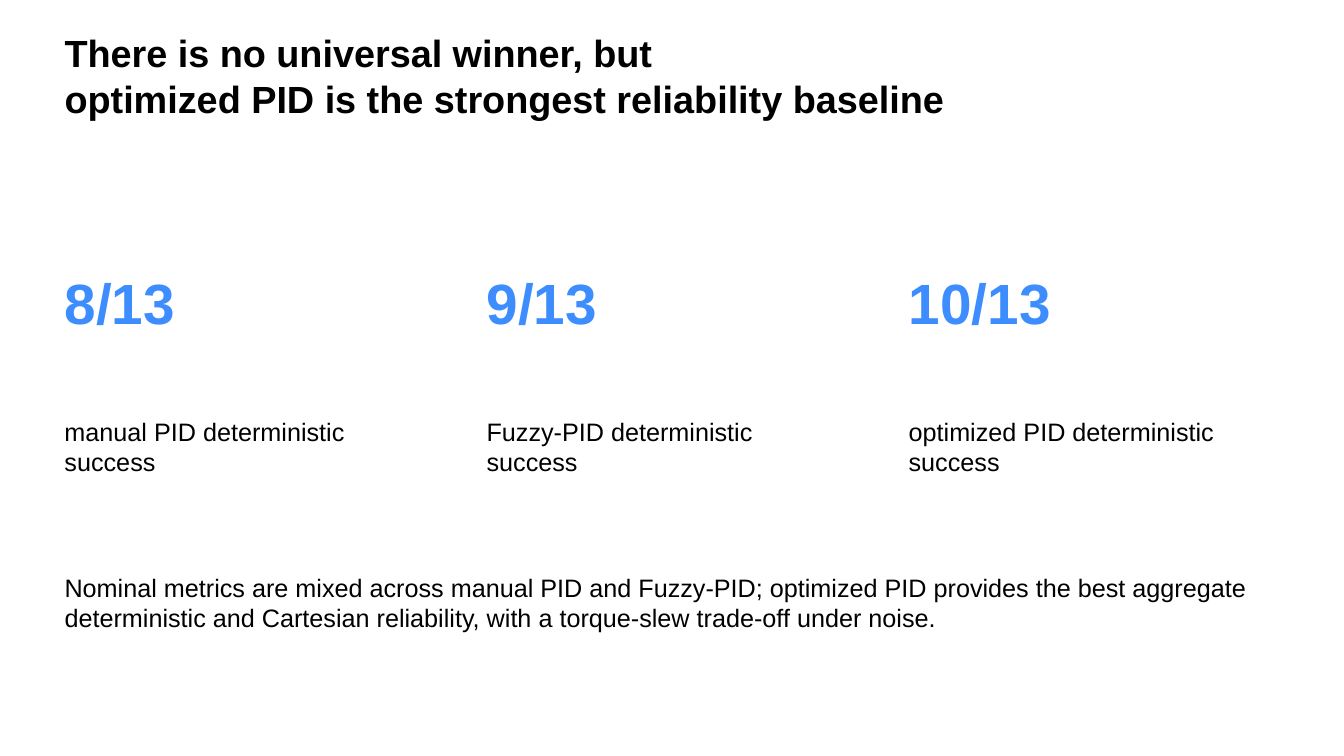
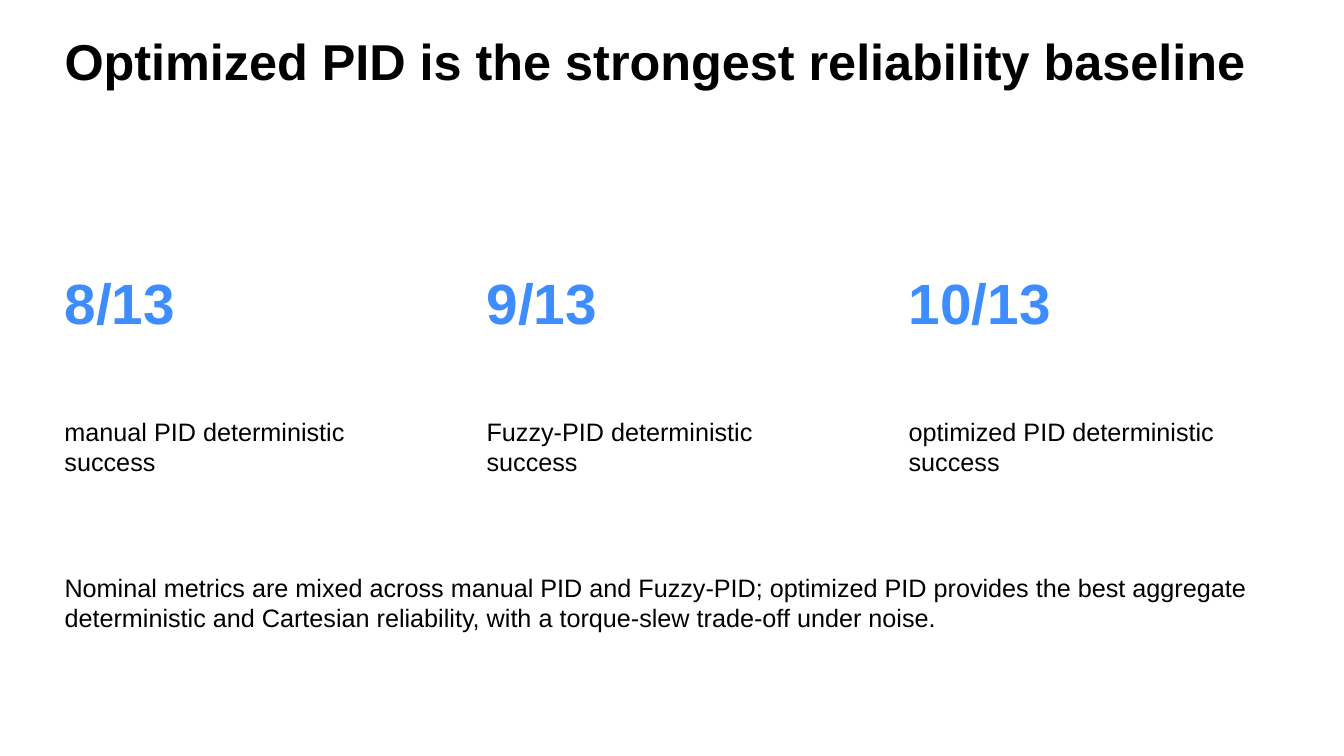
Before and after one commit to yzh423/PID-MATLAB, a slide deck: slide 9 of presentation/final_presentation.pptx. Drawn at 1344x756 pixels with LibreOffice and Linux fonts; fonts in the diff are those of the drawing. Boxes give left, top, right and bottom in pixels: in the first picture for what was removed or moved away, otherwise in the second. Text is boxed around its words. In the diff, an @@ line names an element or a change of style, - is before the commit and + after.

```diff
--- a/presentation/final_presentation.pptx
+++ b/presentation/final_presentation.pptx
@@ text at box(65, 43, 1245, 90): text changed; size 27 to 36 pt @@
-There is no universal winner, but
-optimized PID is the strongest reliability baseline
+Optimized PID is the strongest reliability baseline
```
Also in this commit, not shown: 2 other slides changed, 26 other files.
